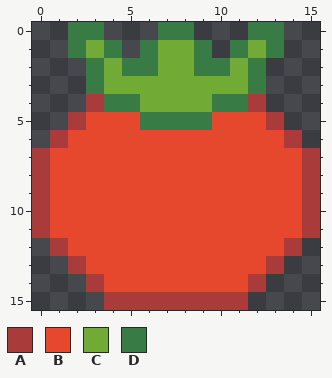
Two versions of one pixel-art sprite, public/TomatoSmall.png. The picture above is the old version.
The file is 320x320 pixels, drawn in blocks of 20x20; one block is one cell here.
Palette (. is transparent): A #a93b3b  B #e6482e  C #71aa34  D #397b44
Pixels before, first column x 0:
 0 ..DD...DD...DD..
 1 ..DCD.DCCD.DCD..
 2 ...DCDDCCDDCD...
 3 ...DCCCCCCCCD...
 4 ...ADDCCCCDDA...
 5 ..ABBBDDDDBBBA..
 6 .ABBBBBBBBBBBBA.
 7 ABBBBBBBBBBBBBBA
 8 ABBBBBBBBBBBBBBA
 9 ABBBBBBBBBBBBBBA
10 ABBBBBBBBBBBBBBA
11 ABBBBBBBBBBBBBBA
12 .ABBBBBBBBBBBBA.
13 ..ABBBBBBBBBBA..
14 ...ABBBBBBBBA...
15 ....AAAAAAAA....
Now the later version:
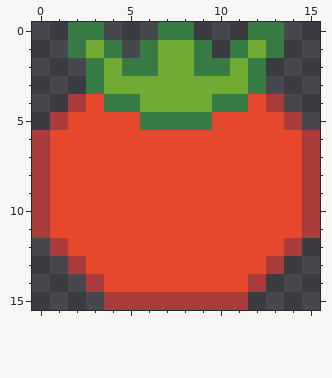
Changes in this commit:
{"y":4,"x":2,"old":".A","new":"AB"}
{"y":4,"x":12,"old":"A.","new":"BA"}
{"y":5,"x":1,"old":".A","new":"AB"}
{"y":5,"x":13,"old":"A.","new":"BA"}
{"y":6,"x":0,"old":".A","new":"AB"}
{"y":6,"x":14,"old":"A.","new":"BA"}
